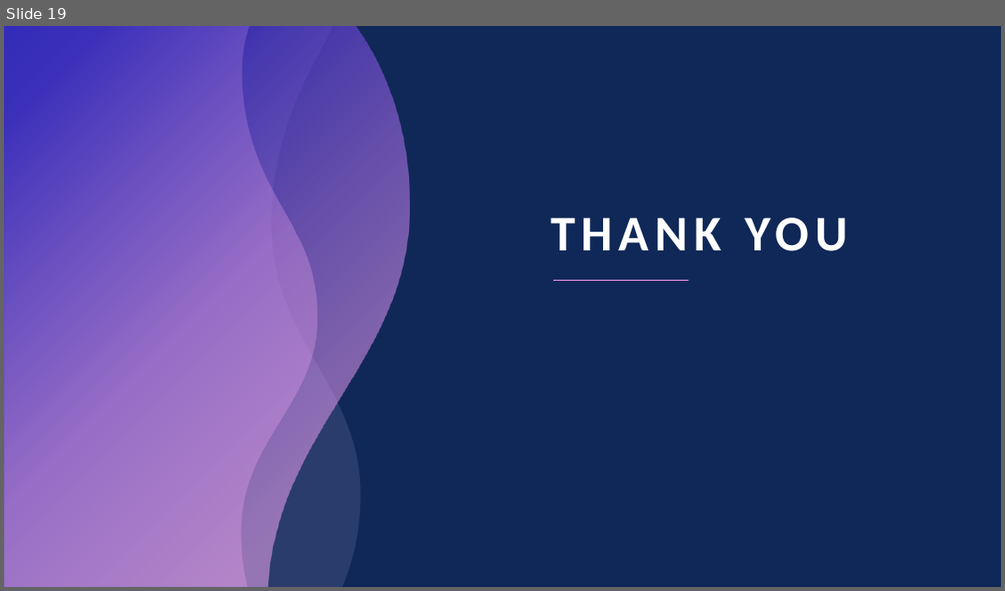
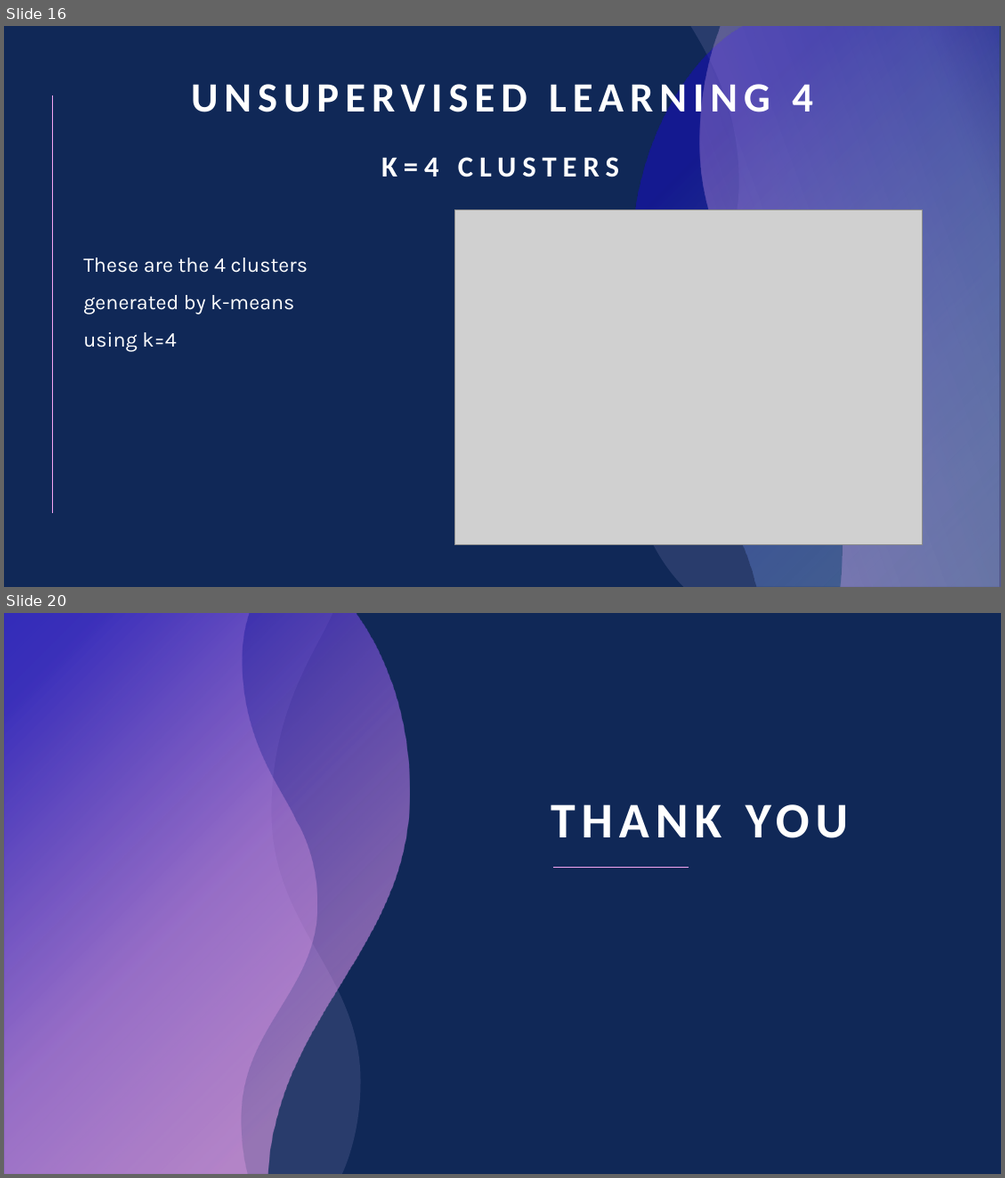
Before and after one commit to liuYousefKahwaji/CSCI441Project, a slide deck: CSCI441 Project Presentation.pptx. Shown one above the other, each under a label of ours: slide 19 before the commit, slides 16 and 20 after it; the slides between them are not shown. The pictures are 1005x591 and 1005x1178 pixels, drawn with LibreOffice and Linux fonts; fonts in the diff are those of the drawing; grey boxes stand for pictures. Boxes give left, top, right and bottom in pixels: in the first picture for what was removed or moved away, otherwise in the second. Text is boxed around its words. In the diff, an @@ line names an element or a change of style, - is before the commit and + after.

```diff
--- a/CSCI441 Project Presentation.pptx
+++ b/CSCI441 Project Presentation.pptx
@@ slide 16 added at box(4, 26, 1001, 587), background #102857 @@
@@ freeform shape added at box(631, 26, 1001, 587), fill #C3B9F2 at 14% opacity @@
@@ freeform shape added at box(631, 26, 999, 587), fill gradient #92CDF0 to #180DC2 @@
@@ freeform shape added at box(699, 26, 1001, 587), fill gradient #F6A6F4 to #C3B9F2 @@
@@ text added at box(191, 77, 813, 122), 40 pt, text #FFFFFF, bold @@
+UNSUPERVISED LEARNING 4
@@ line added from (53, 95) to (53, 514), #F6A6F4 0.5 pt @@
@@ text added at box(381, 157, 619, 177), 28 pt, text #FFFFFF, bold @@
+K=4 CLUSTERS
@@ picture added at box(454, 209, 922, 544) @@
@@ text added at box(83, 257, 307, 352), 20 pt, text #FFFFFF @@
+These are the 4 clusters generated by k-means using k=4
@@ what was slide 19 is now slide 20 @@
```
Also in this commit, not shown: 2 slides changed, 6 other slides added, 6 slides removed.
